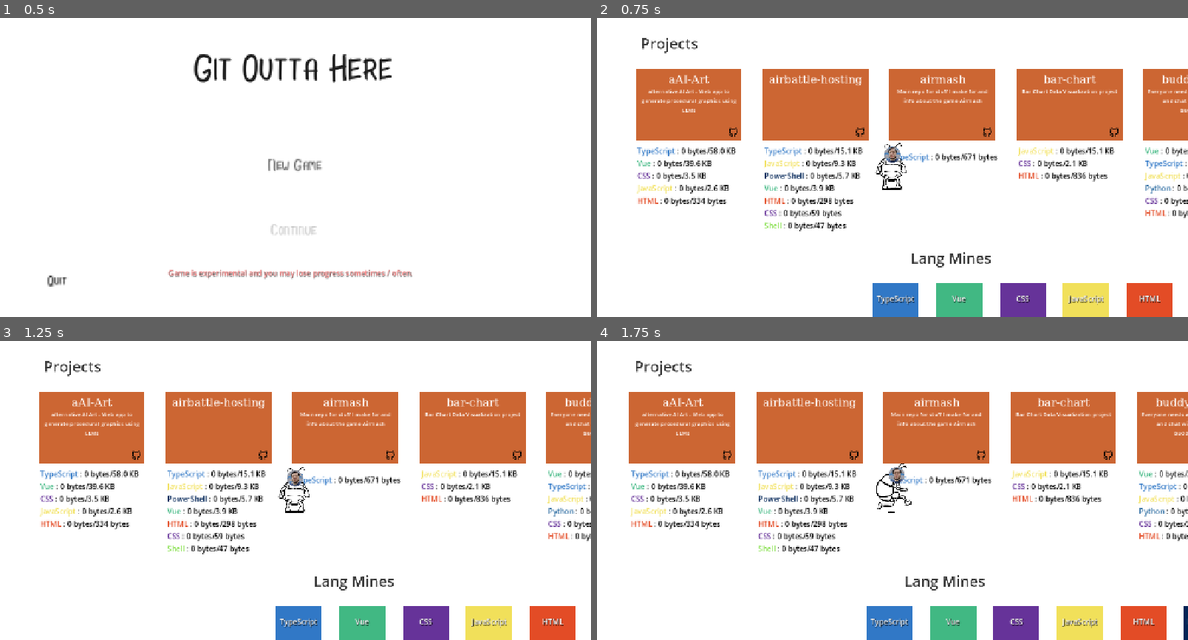
Above: before the commit, frames 1-4 (two rows, left to right).
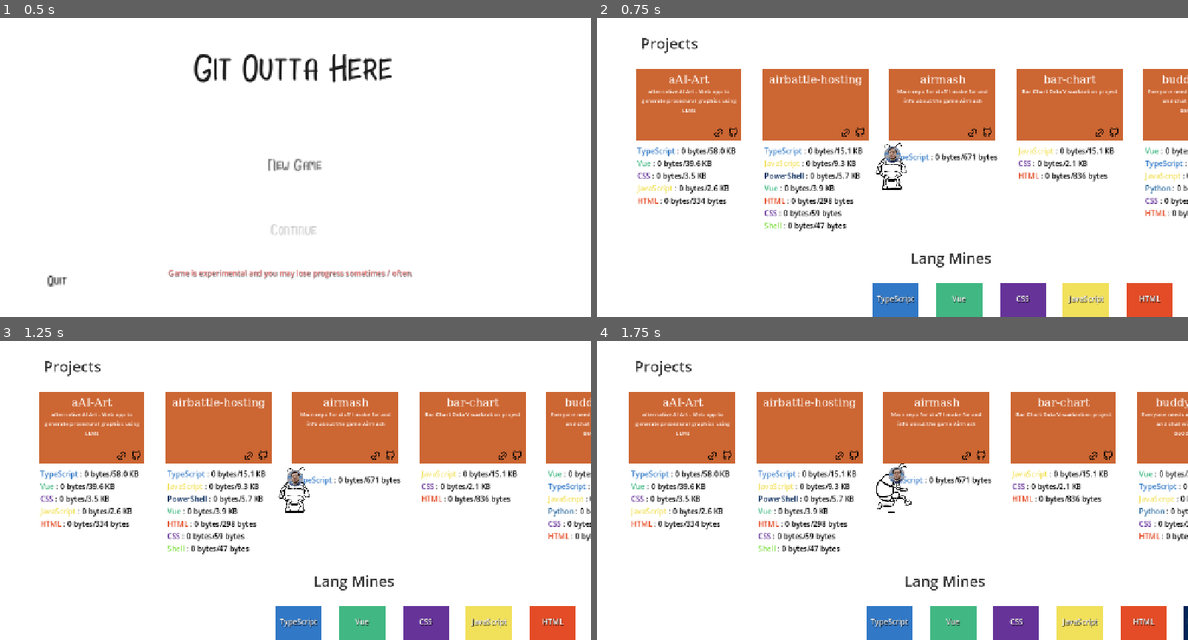
Above: after the commit, the same moments.

Repository: parsehex/git-outta-here
Game: Godot game, scene res://scenes/levels/Intro.tscn
Same seed, same stepped clock (60 frames per second), same inputs: the game is played once before the commit and once after it.
Inputs:
- Up to frame 1 (0.5 s): no input
- Up to frame 2 (0.75 s): click "New Game" at 0.5 s
- Up to frame 3 (1.25 s): no input
- Up to frame 4 (1.75 s): tap Enter at 1.25 s; hold Right (move_right) from 1.28 s (still down); tap Ctrl (attack) at 1.35 s

Frame 1 is identical in both runs. In frame 2, less than 0.1% of the frame differs, in the area x 19-86%, y 37-40%; in frame 3, less than 0.1%; in frame 4, less than 0.1%, in the area x 18-85%, y 37-40%.

Commit message:
add link buttons

Diff:
--- a/scenes/misc/Repository.gd
+++ b/scenes/misc/Repository.gd
@@ -15,6 +15,7 @@
 @onready var description_label: Label = $LabelContainer/DescriptionLabel
 @onready var language_list: VBoxContainer = $LanguageList
 @onready var github_button: Button = $GitHubButton
+@onready var link_button: Button = $LinkButton
 @onready var tooltip: Label = $Tooltip
 @onready var points_label: Label = $PointsLabel
 
@@ -41,6 +42,10 @@
 		name_label.text = repo_name
 	if github_button:
 		github_button.pressed.connect(_on_github_button_pressed)
+	if link_button and repo_data.has("homepage"):
+		link_button.pressed.connect(_on_link_button_pressed)
+	else:
+		link_button.visible = false
 
 	# Initialize deposited amounts
 	for lang in repo_data.languages:
@@ -285,3 +290,10 @@
 	if repo_data.has("html_url"):
 		OS.shell_open(repo_data.html_url)
 		print("Opening GitHub URL: " + repo_data.html_url)
+
+func _on_link_button_pressed():
+	if repo_data.has("homepage") and repo_data.homepage != null and repo_data.homepage != "":
+		OS.shell_open(repo_data.homepage)
+		print("Opening homepage URL: " + repo_data.homepage)
+	else:
+		print("No homepage URL available for this repository")
--- a/scenes/misc/Repository.tscn
+++ b/scenes/misc/Repository.tscn
@@ -1,7 +1,8 @@
-[gd_scene load_steps=5 format=3 uid="uid://bfhu52byeed77"]
+[gd_scene load_steps=6 format=3 uid="uid://bfhu52byeed77"]
 
 [ext_resource type="Script" uid="uid://csafsuv32g3aq" path="res://scenes/misc/Repository.gd" id="1"]
 [ext_resource type="Texture2D" uid="uid://coekscx27ct6q" path="res://textures/github.svg" id="2"]
+[ext_resource type="Texture2D" uid="uid://du7kbk4e2n8gk" path="res://textures/link.svg" id="3_vg3te"]
 
 [sub_resource type="RectangleShape2D" id="1"]
 size = Vector2(230, 154.5)
@@ -74,12 +75,12 @@
 autowrap_mode = 3
 
 [node name="PointsLabel" type="Label" parent="."]
-offset_left = -38.0
-offset_top = 75.0
-offset_right = 97.0
-offset_bottom = 98.0
+offset_left = -55.5
+offset_top = 76.0
+offset_right = 79.5
+offset_bottom = 99.0
 theme_override_colors/font_color = Color(0.080783345, 0.080783345, 0.080783345, 1)
-text = "pps"
+text = "+#/s"
 horizontal_alignment = 1
 
 [node name="Body" type="ColorRect" parent="."]
@@ -95,9 +96,21 @@
 offset_top = 72.0
 offset_right = 146.0
 offset_bottom = 104.0
+focus_mode = 3
 mouse_default_cursor_shape = 2
 accessibility_description = "Go to this project on GitHub"
 icon = ExtResource("2")
+flat = true
+
+[node name="LinkButton" type="Button" parent="."]
+offset_left = 82.0
+offset_top = 72.5
+offset_right = 114.0
+offset_bottom = 104.5
+focus_mode = 3
+mouse_default_cursor_shape = 2
+accessibility_description = "Go to this project on GitHub"
+icon = ExtResource("3_vg3te")
 flat = true
 
 [node name="Tooltip" type="Label" parent="."]
--- /dev/null
+++ b/textures/link.svg
@@ -0,0 +1 @@
+<svg xmlns="http://www.w3.org/2000/svg" width="24" height="24" viewBox="0 0 24 24" fill="none" stroke="currentColor" stroke-width="2" stroke-linecap="round" stroke-linejoin="round" class="icon icon-tabler icons-tabler-outline icon-tabler-link"><path stroke="none" d="M0 0h24v24H0z" fill="none"/><path d="M9 15l6 -6" /><path d="M11 6l.463 -.536a5 5 0 0 1 7.071 7.072l-.534 .464" /><path d="M13 18l-.397 .534a5.068 5.068 0 0 1 -7.127 0a4.972 4.972 0 0 1 0 -7.071l.524 -.463" /></svg>
Not shown, added: textures/link.svg.import
